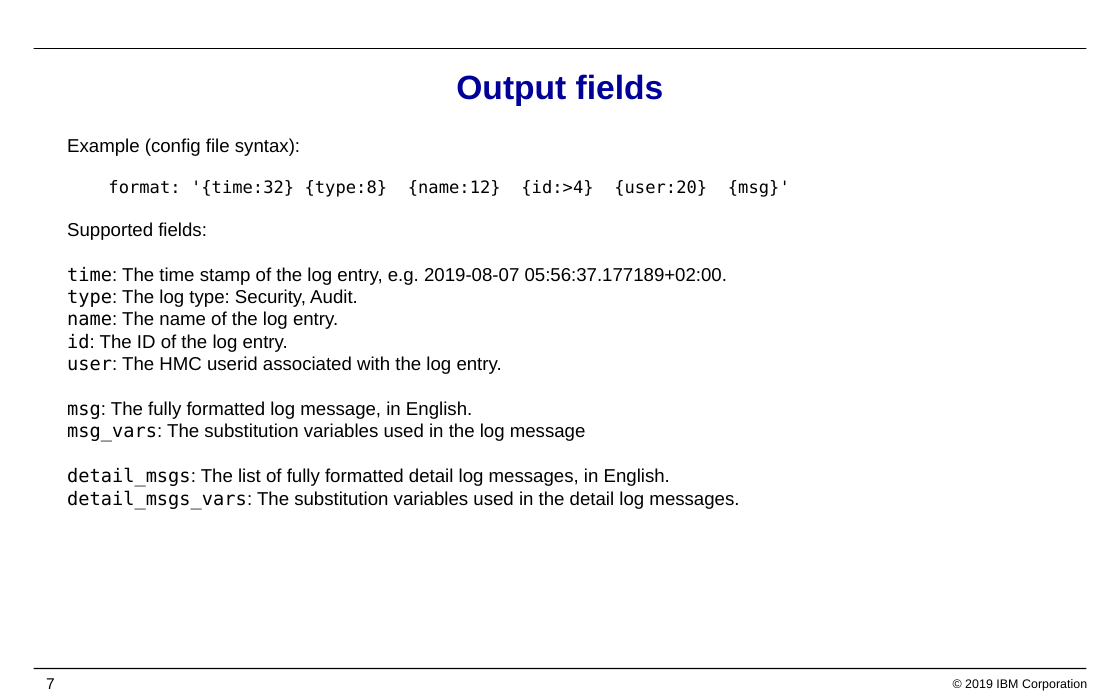
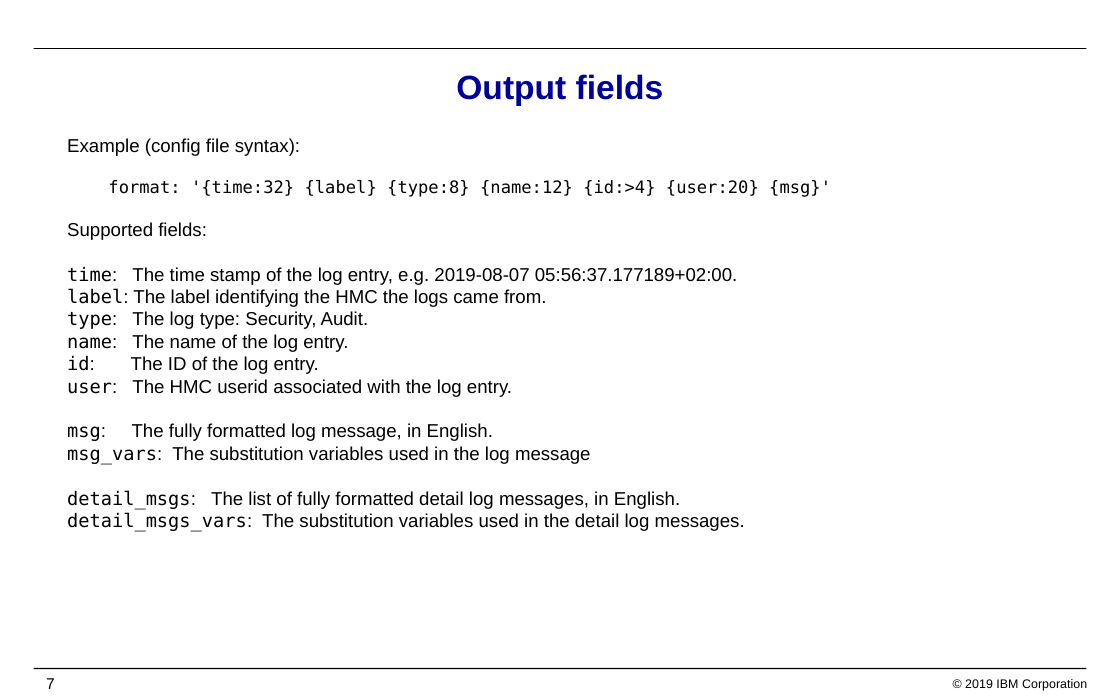
Before and after one commit to zhmcclient/zhmc-log-forwarder, a slide deck: slide 7 of IBM_Z_HMC_Log_Forwarder.pptx. Drawn at 1120x700 pixels with LibreOffice and Linux fonts; fonts in the diff are those of the drawing; background and template pictures are left out. Boxes give left, top, right and bottom in pixels: in the first picture for what was removed or moved away, otherwise in the second. Text is boxed around its words. In the diff, an @@ line names an element or a change of style, - is before the commit and + after.

Commit message:
Updated presentation with latest config parms and output format

```diff
--- a/IBM_Z_HMC_Log_Forwarder.pptx
+++ b/IBM_Z_HMC_Log_Forwarder.pptx
@@ text at bbox=[67, 138, 831, 532]: text changed @@
-Example (config file syntax):
-format: '{time:32} {type:8} {name:12} {id:>4} {user:20} {msg}'
-Supported fields:
-time: The time stamp of the log entry, e.g. 2019-08-07 05:56:37.177189+02:00.
-type: The log type: Security, Audit.
-name: The name of the log entry.
-id: The ID of the log entry.
-user: The HMC userid associated with the log entry.
-msg: The fully formatted log message, in English.
-msg_vars: The substitution variables used in the log message
-detail_msgs: The list of fully formatted detail log messages, in English.
-detail_msgs_vars: The substitution variables used in the detail log messages.
+Example (config file syntax):
+format: '{time:32} {label} {type:8} {name:12} {id:>4} {user:20} {msg}'
+Supported fields:
+time: The time stamp of the log entry, e.g. 2019-08-07 05:56:37.177189+02:00.
+label: The label identifying the HMC the logs came from.
+type: The log type: Security, Audit.
+name: The name of the log entry.
+id: The ID of the log entry.
+user: The HMC userid associated with the log entry.
+msg: The fully formatted log message, in English.
+msg_vars: The substitution variables used in the log message
+detail_msgs: The list of fully formatted detail log messages, in English.
+detail_msgs_vars: The substitution variables used in the detail log messages.
```
Also in this commit, not shown: 3 other slides changed, 1 other file.
